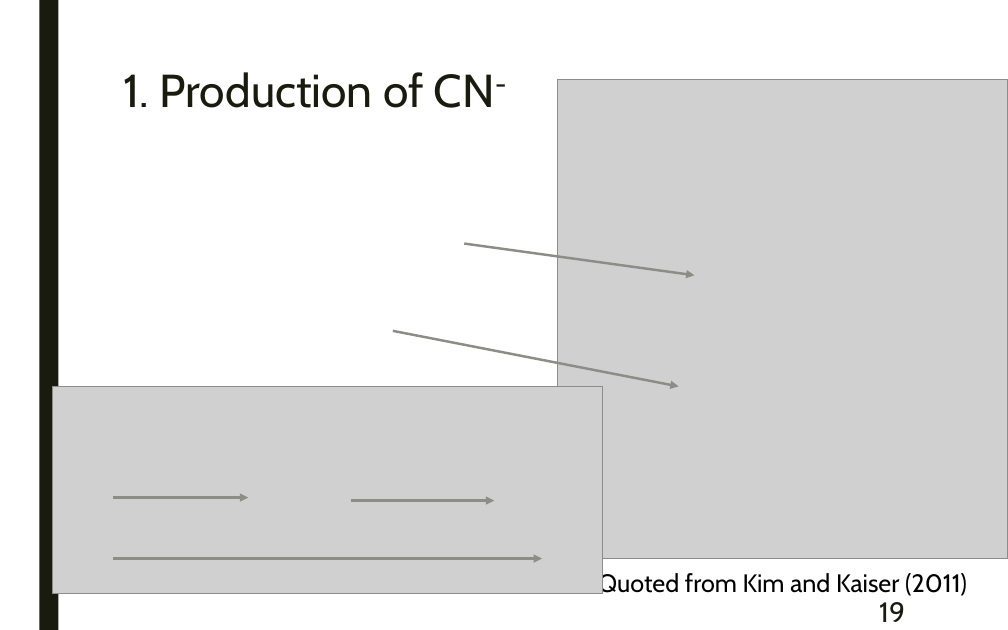
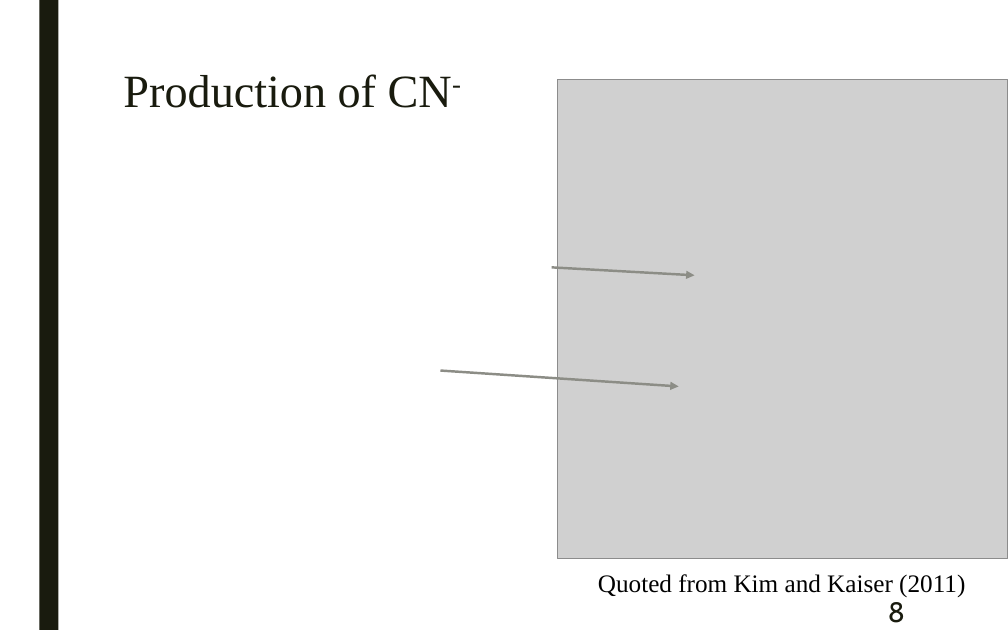
Before and after one commit to samuello1228/lily, a slide deck: slide 8 of doc/VUV and EUV irradiation of CH4 + NH3.pptx (slide 19 before the commit). Drawn at 1008x630 pixels with LibreOffice and Linux fonts; fonts in the diff are those of the drawing; grey boxes stand for pictures. Boxes give left, top, right and bottom in pixels: in the first picture for what was removed or moved away, otherwise in the second. Text is boxed around its words. In the diff, an @@ line names an element or a change of style, - is before the commit and + after.

```diff
--- a/doc/VUV and EUV irradiation of CH4 + NH3.pptx
+++ b/doc/VUV and EUV irradiation of CH4 + NH3.pptx
@@ title at bbox=[123, 74, 452, 108]: text changed; font Cabin to Times New Roman @@
-1. Production of CN-
+Production of CN-
@@ arrow moved from (465, 244) - (695, 275) to (551, 267) - (695, 275) @@
@@ picture removed at bbox=[52, 386, 603, 594] @@
@@ arrow moved from (393, 331) - (678, 386) to (440, 371) - (678, 386) @@
@@ arrow removed from (113, 498) to (248, 498) @@
@@ arrow removed from (352, 501) to (494, 501) @@
@@ arrow removed from (113, 558) to (542, 558) @@
@@ text "Quoted from Kim and Kaiser ..." at bbox=[598, 574, 965, 597]: font Cabin to Times New Roman @@
@@ page number at bbox=[888, 602, 905, 623]: text changed @@
-19
+8
```
Also in this commit, not shown: 30 other slides changed, 2 slides added, 5 slides removed, 1 other file.
